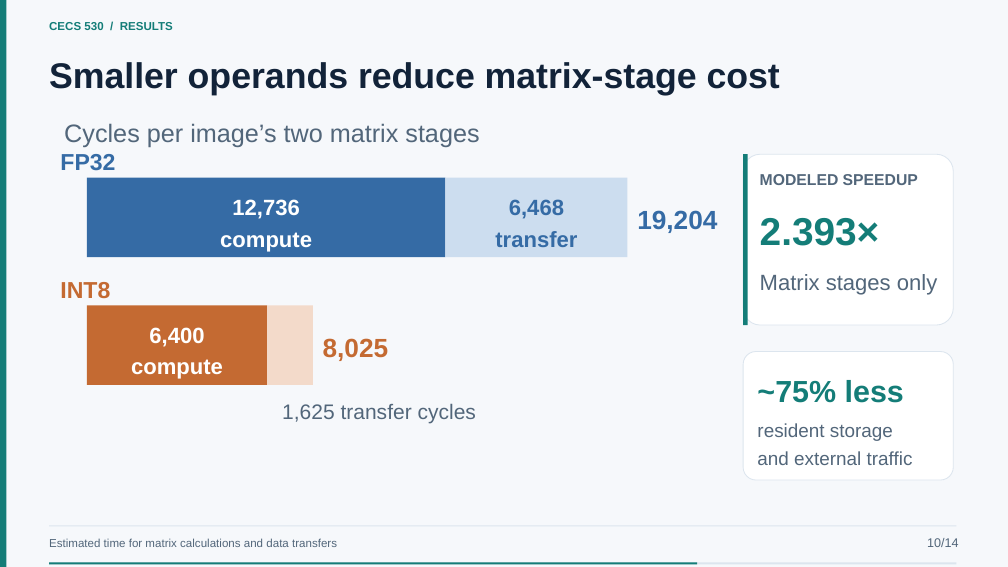
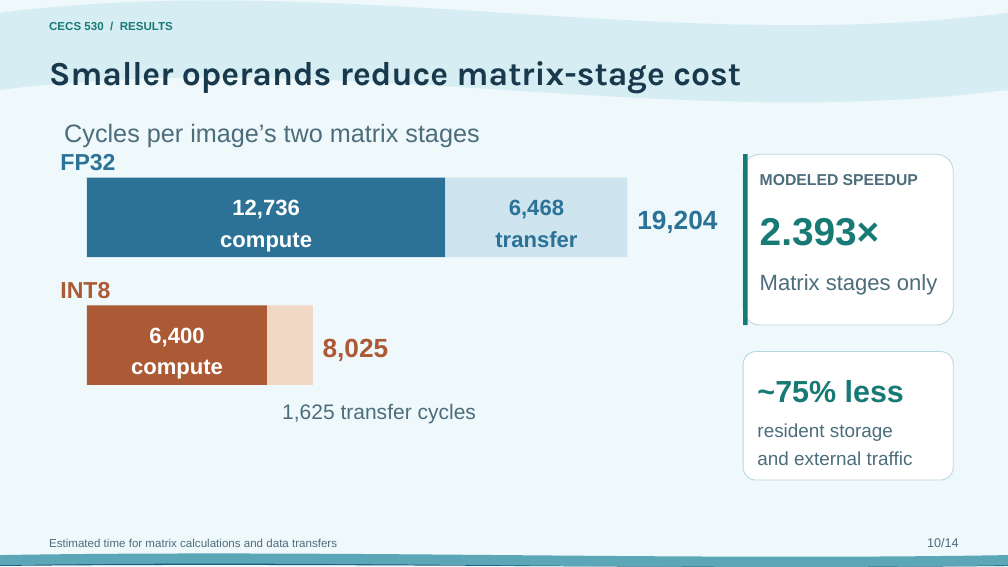
Before and after one commit to EnragedWaters/CECS-530-Quantized-Neural-Network-Accelerator, a slide deck: slide 10 of presentation/project-presentation.pptx. Drawn at 1008x567 pixels with LibreOffice and Linux fonts; fonts in the diff are those of the drawing. Boxes give left, top, right and bottom in pixels: in the first picture for what was removed or moved away, otherwise in the second. Text is boxed around its words. In the diff, an @@ line names an element or a change of style, - is before the commit and + after.

Commit message:
Use Ocean Waves theme for project presentation

```diff
--- a/presentation/project-presentation.pptx
+++ b/presentation/project-presentation.pptx
@@ background #F6F8FB to #EFF8FB @@
@@ rectangle removed at (0, 0, 7, 567) @@
@@ wave added at (0, 0, 1008, 103), fill #D7EDF4 @@
@@ text "CECS 530 / RESULTS" at (49, 22, 173, 30): text colour #147D78 to #187A75 @@
@@ text "Smaller operands reduce matrix-stage cost" at (49, 61, 741, 94): size 34 to 32 pt, font Arial to Karla, text colour #122339 to #18394C @@
@@ rectangle at (87, 178, 445, 257): fill #356BA5 to #2B7296 @@
@@ rectangle at (445, 178, 628, 257): fill #CCDDEF to #CEE4EE @@
@@ rounded rectangle at (743, 154, 954, 325): outline #DCE5EE 0.8 pt to #B9D6DF 0.8 pt @@
@@ rectangle at (743, 154, 748, 325): fill #147D78 to #187A75 @@
@@ text colour #356BA5 to #2B7296 in 3 elements at (60, 154, 115, 171), (495, 199, 577, 247), (637, 210, 717, 233) @@
@@ text "INT8" at (60, 282, 110, 298): text colour #C46A32 to #AB5A35 @@
@@ rectangle at (87, 306, 267, 385): fill #C46A32 to #AB5A35 @@
@@ rectangle at (267, 306, 313, 385): fill #F3DACA to #F0D8C5 @@
@@ text "8,025" at (323, 338, 389, 361): text colour #C46A32 to #AB5A35 @@
@@ rounded rectangle at (743, 352, 954, 480): outline #DCE5EE 0.8 pt to #B9D6DF 0.8 pt @@
@@ text "Estimated time for matrix calculations ..." at (49, 538, 337, 547): text colour #52667A to #4C6D7B @@
@@ text "10/14" at (927, 538, 958, 547): text colour #52667A to #4C6D7B @@
@@ wave added at (0, 559, 1008, 567), fill #175B7A @@
@@ wave added at (0, 554, 1008, 567), fill #5BA7B8 @@
@@ rectangle removed at (49, 563, 957, 565) @@
@@ rectangle removed at (49, 563, 697, 565) @@
```
Also in this commit, not shown: 17 other slides changed, 2 other files.
